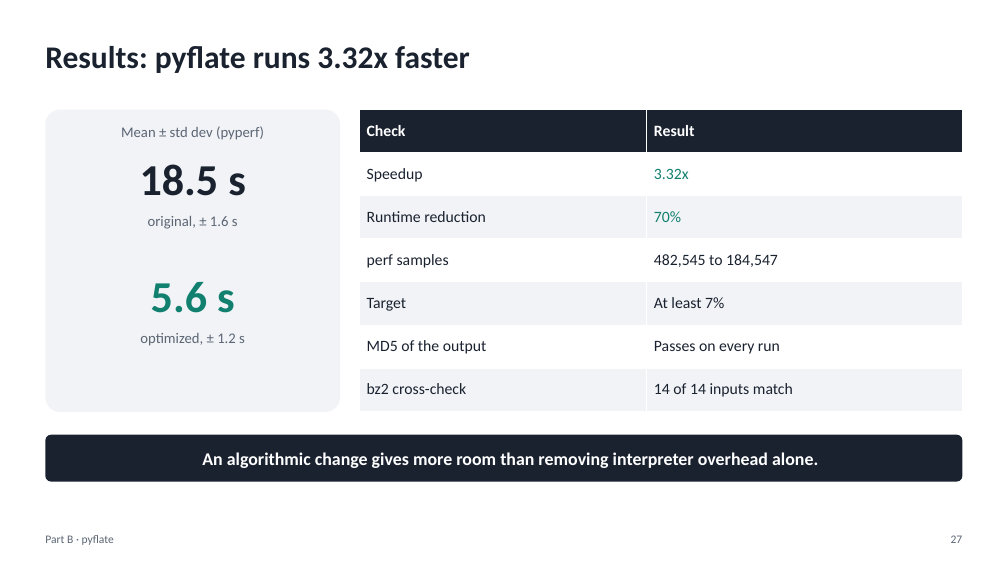
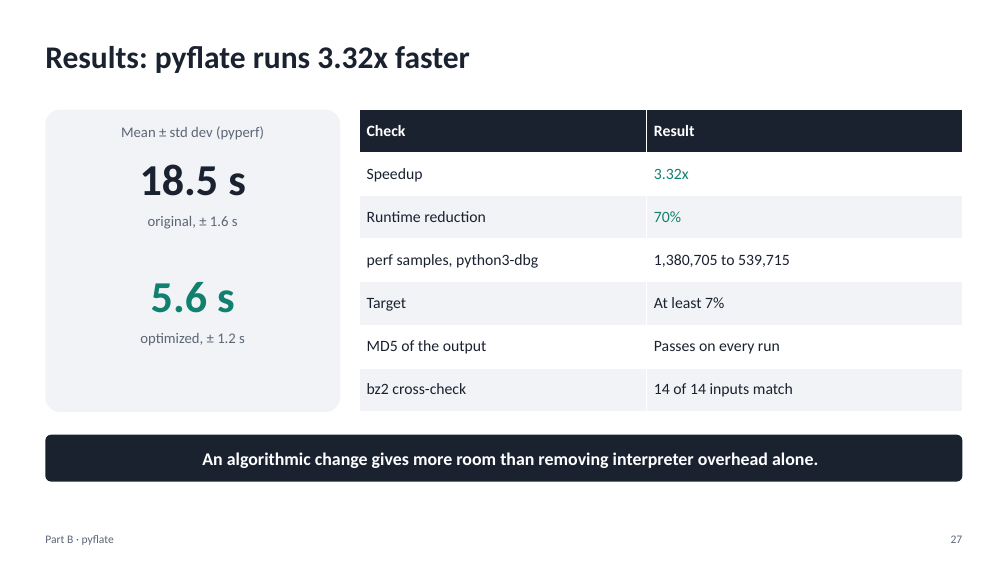
Before and after one commit to muhameedm/hw-sw-codesign-project, a slide deck: slide 27 of presentation/presentation.pptx. Drawn at 1008x567 pixels with LibreOffice and Linux fonts; fonts in the diff are those of the drawing. Boxes give left, top, right and bottom in pixels: in the first picture for what was removed or moved away, otherwise in the second. Text is boxed around its words. In the diff, an @@ line names an element or a change of style, - is before the commit and + after.

Commit message:
Update the presentation with the final measurements
Use the python3-dbg profiles and the host measurement of f.

```diff
--- a/presentation/presentation.pptx
+++ b/presentation/presentation.pptx
@@ table at [359, 110, 963, 411] @@
-row 4, column 1: perf samples
+row 4, column 1: perf samples, python3-dbg
-row 4, column 2: 482,545 to 184,547
+row 4, column 2: 1,380,705 to 539,715
```
Also in this commit, not shown: 10 other slides changed, 5 other files.
